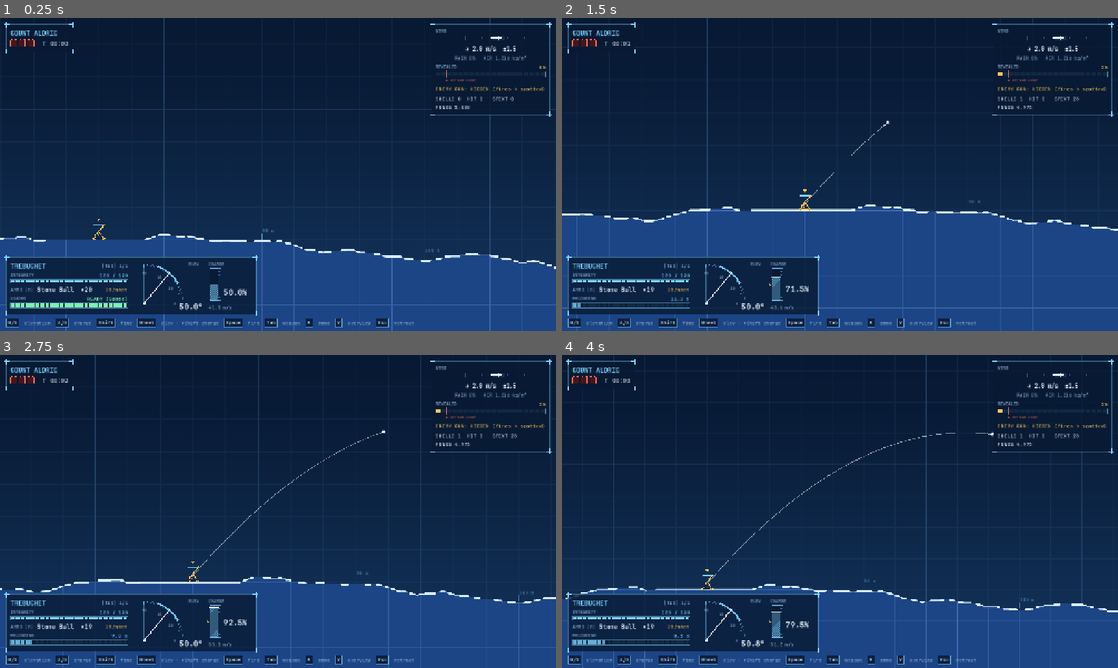
Above: before the commit, frames 1-4 (two rows, left to right).
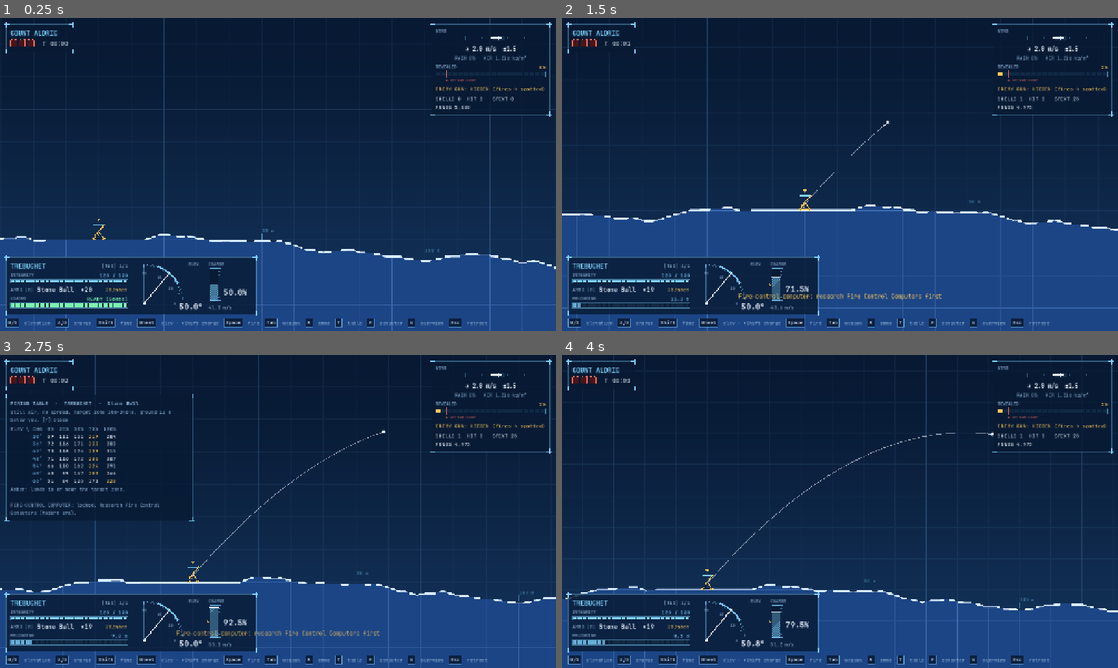
Above: after the commit, the same moments.

Repository: usro/IronAndAngles
Game: Godot game, scene res://scenes/battle/battle.tscn
Same seed, same stepped clock (60 frames per second), same inputs: the game is played once before the commit and once after it. This scene is started directly instead of the project's main scene.
Inputs (mouse positions are in pixels of both pictures, inside the frame that each line leads up to):
- Up to frame 1 (0.25 s): no input
- Up to frame 2 (1.5 s): tap Enter at 0.5 s; move the mouse to (962, 158) at 0.52 s; hold D (charge_up) 0.53-1.25 s; hold Space (fire) 0.53-1.25 s; click (962, 158) at 0.67 s; tap F (apply_solution, bound only after the commit) at 0.8 s; drag from (728, 190) to (812, 237) at 1.27 s
- Up to frame 3 (2.75 s): move the mouse to (333, 442) at 2.02 s; hold D (charge_up) from 2.03 s (still down); hold T (toggle_firing_table, bound only after the commit) from 2.03 s (still down); tap Space (fire) at 2.3 s
- Up to frame 4 (4 s): release D (charge_up) at 2.75 s; release T (toggle_firing_table, bound only after the commit) at 2.75 s; drag from (812, 574) to (673, 464) at 2.77 s; move the mouse to (1006, 558) at 3.52 s; hold A (charge_down) from 3.53 s (still down); hold T (toggle_firing_table, bound only after the commit) from 3.53 s (still down); tap W (aim_up) at 3.6 s

The runs differ from the first frame. In frame 1, 0.3% of the frame differs, in the area x 60-88%, y 96-99%; in frame 2, 0.7%; in frame 3, 2.2%, in the area x 0-88%, y 12-99%; in frame 4, 0.3%.

Commit message:
Firing table for every gun, fire-control computer as a research unlock
- T opens a range card for the selected gun and ammo: elevation x charge ->
  landing distance in still air (railguns: elevation per range), cells in or
  near the target zone highlighted; within 3% of the real ballistics
- Fire Control Computers research unlocks the computer in the same panel:
  per-target elevation/charge corrected for mean wind (not gusts or spread),
  Apply buttons, F dials in the nearest standing target
- Key strip shows T and F; guide and tech description updated

Co-Authored-By: Claude Opus 5.5 <noreply@anthropic.com>

Diff:
--- a/data/tech/fire_control.tres
+++ b/data/tech/fire_control.tres
@@ -6,7 +6,7 @@
 script = ExtResource("1")
 id = &"fire_control"
 display_name = "Fire Control Computers"
-description = "Ballistic computers and armored guns. Enters the Modern era."
+description = "Ballistic computers and armored guns. Enters the Modern era. Adds the fire-control computer to the battle firing table ([F] dials in the nearest target, correcting for mean wind)."
 era = 2
 research_cost = 20000
 era_gate = true
--- a/project.godot
+++ b/project.godot
@@ -79,6 +79,16 @@
 "events": [Object(InputEventKey,"resource_local_to_scene":false,"resource_name":"","device":-1,"window_id":0,"alt_press …(190 unchanged characters)…
 ]
 }
+toggle_firing_table={
+"deadzone": 0.2,
+"events": [Object(InputEventKey,"resource_local_to_scene":false,"resource_name":"","device":-1,"window_id":0,"alt_pressed":false,"shift_pressed":false,"ctrl_pressed":false,"meta_pressed":false,"pressed":false,"keycode":0,"physical_keycode":84,"key_label":0,"unicode":0,"location":0,"echo":false,"script":null)
+]
+}
+apply_solution={
+"deadzone": 0.2,
+"events": [Object(InputEventKey,"resource_local_to_scene":false,"resource_name":"","device":-1,"window_id":0,"alt_pressed":false,"shift_pressed":false,"ctrl_pressed":false,"meta_pressed":false,"pressed":false,"keycode":0,"physical_keycode":70,"key_label":0,"unicode":0,"location":0,"echo":false,"script":null)
+]
+}
 retreat={
 "deadzone": 0.2,
 "events": [Object(InputEventKey,"resource_local_to_scene":false,"resource_name":"","device":-1,"window_id":0,"alt_press …(195 unchanged characters)…
--- a/scripts/battle/battle.gd
+++ b/scripts/battle/battle.gd
@@ -33,6 +33,7 @@
 var terrain: Terrain
 var camera: Camera2D
 var hud: BattleHud
+var firing_table: FiringTablePanel
 
 var _overlay: Node2D
 var _sky: ColorRect
@@ -95,6 +96,9 @@
 	sim.shell_launched.connect(_on_shell_launched)
 	sim.blast.connect(_on_blast)
 	sim.ended.connect(_on_ended)
+	firing_table = FiringTablePanel.new()
+	firing_table.sim = sim
+	hud.add_child(firing_table)
 	sim.start()
 	_snap_camera()
 
@@ -109,6 +113,7 @@
 		_end_left -= delta
 		if _end_left <= 0.0 and not _committed:
 			_finish()
+	firing_table.refresh()
 	_update_trails()
 	_update_blasts(delta)
 	_update_camera(delta)
@@ -126,6 +131,11 @@
 		sim.select_next_weapon()
 	elif event.is_action_pressed("next_ammo"):
 		sim.cycle_ammo()
+	elif event.is_action_pressed("toggle_firing_table"):
+		firing_table.toggle()
+	elif event.is_action_pressed("apply_solution"):
+		if not firing_table.apply_nearest():
+			hud.flash_note("Fire-control computer: research Fire Control Computers first")
 	elif event.is_action_pressed("toggle_overview"):
 		_overview = not _overview
 	elif event.is_action_pressed("retreat"):
--- a/scripts/battle/battle_hud.gd
+++ b/scripts/battle/battle_hud.gd
@@ -5,7 +5,8 @@
 ## a key strip and the end-of-battle stamp. Only reads the sim; battle.gd forwards input.
 
 const KEY_HINTS := [["W/S", "elevation"], ["A/D", "charge"], ["Shift", "fine"], ["Wheel", "elev · +Shift charge"],
-	["Space", "fire"], ["Tab", "weapon"], ["R", "ammo"], ["V", "overview"], ["Esc", "retreat"]]
+	["Space", "fire"], ["Tab", "weapon"], ["R", "ammo"], ["T", "table"], ["F", "computer"], ["V", "overview"],
+	["Esc", "retreat"]]
 
 var _contract_label: Label
 var _clock_label: Label
@@ -126,6 +127,21 @@
 	_last_shot = {"mount": mount_index, "elevation": elevation_deg, "charge": charge}
 
 
+## A short message above the key strip that fades out (e.g. "computer locked").
+func flash_note(text: String) -> void:
+	var l := Label.new()
+	l.theme_type_variation = &"StatusLabel"
+	l.text = text
+	l.set_anchors_and_offsets_preset(Control.PRESET_CENTER_BOTTOM)
+	l.grow_horizontal = Control.GROW_DIRECTION_BOTH
+	l.position.y -= 70
+	add_child(l)
+	var tw := l.create_tween()
+	tw.tween_interval(1.8)
+	tw.tween_property(l, "modulate:a", 0.0, 0.6)
+	tw.tween_callback(l.queue_free)
+
+
 func show_banner(text: String) -> void:
 	var lines := text.split("\n")
 	_banner.text = lines[0]
--- /dev/null
+++ b/scripts/battle/fire_control.gd
@@ -0,0 +1,37 @@
+class_name FireControl
+extends RefCounted
+## The fire-control computer, unlocked by researching Fire Control Computers. Given a target point
+## it returns the nominal elevation and charge, correcting for the mean wind, air density and
+## height difference (not for gusts or the weapon's spread). Pure; the battle panel shows it.
+
+const TECH_ID := &"fire_control"
+
+
+static func is_unlocked(player: PlayerState) -> bool:
+	return player.unlocked_tech.has(TECH_ID)
+
+
+## {"ok", "elevation_deg", "charge", "distance_m"} for the mount's loaded ammo; orbital weapons
+## get {"ok": true, "designate_x_m"}. Empty if the mount can't fire.
+static func solve(sim: BattleSim, m: WeaponMount, target_m: Vector2) -> Dictionary:
+	var ammo: AmmoData = sim.ammo_table.get(m.ammo_id)
+	if ammo == null or not m.is_alive():
+		return {}
+	var distance := absf(target_m.x - m.position_m.x)
+	if m.is_orbital():
+		return {"ok": true, "designate_x_m": target_m.x, "distance_m": distance}
+	var aim := AimSolver.solve(m.weapon, ammo, m.muzzle_m(), target_m, sim.weather)
+	if aim.is_empty():
+		return {}
+	return {"ok": aim.ok, "elevation_deg": aim.elevation_deg, "charge": aim.charge, "distance_m": distance}
+
+
+## Dials the mount onto a solution from solve().
+static func apply(m: WeaponMount, solution: Dictionary) -> void:
+	if solution.is_empty():
+		return
+	if solution.has("designate_x_m"):
+		m.designated_x_m = solution.designate_x_m
+		return
+	m.elevation_deg = m.weapon.clamp_elevation(solution.elevation_deg)
+	m.charge = clampf(solution.charge, 0.0, 1.0)
--- /dev/null
+++ b/scripts/battle/firing_table.gd
@@ -0,0 +1,110 @@
+class_name FiringTable
+extends RefCounted
+## A gunner's range card for one weapon and ammo in one battle: where a shot lands in still air.
+## Pure and approximate (point mass, quadratic drag, rocket thrust, no wind, no spread), so the
+## player still corrects for wind, gusts and craters.
+##
+## Arcing weapons get a grid: elevation rows x charge columns -> landing distance.
+## Direct-fire weapons (railguns) get a list: distance rows -> the elevation that hits at it.
+
+const CHARGES: Array[float] = [0.0, 0.25, 0.5, 0.75, 1.0]
+const TARGET_ROWS := 8
+## Integration step: coarse but fine for a card read to the nearest few meters.
+const DT := 1.0 / 60.0
+const MAX_FLIGHT_S := 90.0
+## Direct-fire card: distances every DIRECT_STEP_M around the target zone, at this charge.
+const DIRECT_STEP_M := 25.0
+const DIRECT_ROWS := 13
+const DIRECT_CHARGE := 0.5
+
+var weapon: WeaponData
+var ammo: AmmoData
+var direct_fire: bool
+## Arcing: elevations (deg) for rows; distances[row][col] in meters (NAN = never comes down).
+var elevations: Array[float] = []
+var distances: Array[PackedFloat32Array] = []
+## Direct fire: distances (m) for rows and the elevation (deg) that hits at each.
+var direct_distances: Array[float] = []
+var direct_elevations: Array[float] = []
+
+
+## `drop_m`: how far the target ground lies below the muzzle (negative = above).
+## `around_m`: the distance the direct-fire card is centred on (the target zone).
+static func build(p_weapon: WeaponData, p_ammo: AmmoData, weather: WeatherState, drop_m: float,
+		around_m: float) -> FiringTable:
+	var t := FiringTable.new()
+	t.weapon = p_weapon
+	t.ammo = p_ammo
+	t.direct_fire = p_weapon.is_direct_fire()
+	var k := 0.5 * weather.air_density * p_ammo.drag_coefficient * p_ammo.cross_section_m2 / p_ammo.mass_kg
+	if t.direct_fire:
+		var speed := p_weapon.velocity_for_charge(DIRECT_CHARGE)
+		for i in DIRECT_ROWS:
+			var d := snappedf(around_m, DIRECT_STEP_M) + (i - DIRECT_ROWS / 2) * DIRECT_STEP_M
+			t.direct_distances.append(d)
+			t.direct_elevations.append(_elevation_for(d, speed, k, p_ammo, drop_m, weather.gravity, p_weapon))
+		return t
+	var span := p_weapon.elevation_max_deg - p_weapon.elevation_min_deg
+	var step := maxf(1.0, snappedf(span / (TARGET_ROWS - 1), 1.0))
+	var e := p_weapon.elevation_min_deg
+	while e <= p_weapon.elevation_max_deg + 0.01:
+		t.elevations.append(e)
+		var row := PackedFloat32Array()
+		for c in CHARGES:
+			row.append(land_x(p_weapon.velocity_for_charge(c), e, k, p_ammo, drop_m, weather.gravity))
+		t.distances.append(row)
+		e += step
+	return t
+
+
+## Landing distance (m) for one shot, NAN if it never comes down to the target ground.
+static func land_x(speed: float, elev_deg: float, k: float, a: AmmoData, drop_m: float, gravity: float) -> float:
+	var pos := Vector2.ZERO
+	var vel := Vector2(cos(deg_to_rad(elev_deg)), -sin(deg_to_rad(elev_deg))) * speed
+	var t := 0.0
+	var above := drop_m >= 0.0
+	while t < MAX_FLIGHT_S:
+		var acc := Vector2(0.0, gravity) - vel * vel.length() * k
+		if t < a.burn_time and vel.length() > 0.0:
+			acc += vel.normalized() * a.thrust_n / a.mass_kg
+		var prev := pos
+		vel += acc * DT
+		pos += vel * DT
+		t += DT
+		above = above or pos.y < drop_m
+		if above and vel.y > 0.0 and pos.y >= drop_m:
+			var f := (drop_m - prev.y) / maxf(pos.y - prev.y, 1e-6)
+			return lerpf(prev.x, pos.x, clampf(f, 0.0, 1.0))
+	return NAN
+
+
+## Direct fire: the elevation whose (nearly straight) path is at the target's height at `distance_m`.
+static func _elevation_for(distance_m: float, speed: float, k: float, a: AmmoData, drop_m: float,
+		gravity: float, w: WeaponData) -> float:
+	var lo := w.elevation_min_deg
+	var hi := minf(w.elevation_max_deg, 10.0)
+	for i in 30:
+		var mid := (lo + hi) * 0.5
+		if _height_at(distance_m, speed, mid, k, a, gravity) > -drop_m:
+			hi = mid
+		else:
+			lo = mid
+	return (lo + hi) * 0.5
+
+
+## Height (m, up positive) of the path above the muzzle at horizontal distance x.
+static func _height_at(x: float, speed: float, elev_deg: float, k: float, a: AmmoData, gravity: float) -> float:
+	var pos := Vector2.ZERO
+	var vel := Vector2(cos(deg_to_rad(elev_deg)), -sin(deg_to_rad(elev_deg))) * speed
+	var t := 0.0
+	var dt := minf(DT, 2.0 / maxf(speed, 1.0))
+	while pos.x < x and t < MAX_FLIGHT_S:
+		var acc := Vector2(0.0, gravity) - vel * vel.length() * k
+		var prev := pos
+		vel += acc * dt
+		pos += vel * dt
+		t += dt
+		if pos.x >= x:
+			var f := (x - prev.x) / maxf(pos.x - prev.x, 1e-6)
+			return -lerpf(prev.y, pos.y, f)
+	return -INF
--- /dev/null
+++ b/scripts/battle/firing_table_panel.gd
@@ -0,0 +1,218 @@
+class_name FiringTablePanel
+extends PanelContainer
+## Battle overlay toggled with T: the range card (FiringTable) for the selected weapon and ammo,
+## and, once Fire Control Computers is researched, the fire-control computer's solutions with
+## Apply buttons (F applies the nearest standing target). Solutions are computed on demand,
+## not every frame: an AimSolver run costs a few hundred trajectory simulations.
+
+const FCC_ROWS := 3
+## Cells within this share of the zone's edges are highlighted too (the grid is coarse).
+const NEAR_ZONE := 0.05
+
+var sim: BattleSim
+var _box: VBoxContainer
+var _table_key := ""
+var _table: FiringTable
+## Cache of computer solutions: key -> {"label", "point", "solution"}.
+var _solutions: Array[Dictionary] = []
+var _solutions_key := ""
+
+
+func _ready() -> void:
+	theme_type_variation = &"HudPanel"
+	set_anchors_and_offsets_preset(Control.PRESET_TOP_LEFT)
+	position = Vector2(14, 92)
+	custom_minimum_size = Vector2(430, 0)
+	_box = VBoxContainer.new()
+	_box.add_theme_constant_override("separation", 4)
+	add_child(_box)
+	visible = false
+
+
+func toggle() -> void:
+	visible = not visible
+	_table_key = ""
+	_solutions_key = ""
+	refresh()
+
+
+## Rebuilds when the selected weapon, ammo or the standing targets change. Cheap otherwise.
+func refresh() -> void:
+	if not visible or sim == null:
+		return
+	var m := sim.selected_mount()
+	if m == null:
+		return
+	var key := "%s/%s" % [m.weapon.id, m.ammo_id]
+	var targets_key := key + "/" + _standing_key()
+	if key == _table_key and targets_key == _solutions_key:
+		return
+	if key != _table_key:
+		_table_key = key
+		_table = _build_table(m)
+	if FireControl.is_unlocked(sim.player) and targets_key != _solutions_key:
+		_solutions_key = targets_key
+		_solutions = _compute_solutions(m)
+	_render(m)
+
+
+## Applies the first (nearest standing target) solution. Returns false if the computer is locked.
+func apply_nearest() -> bool:
+	if sim == null or not FireControl.is_unlocked(sim.player):
+		return false
+	var m := sim.selected_mount()
+	if m == null:
+		return false
+	var standing := _standing_points()
+	if standing.is_empty():
+		return false
+	FireControl.apply(m, FireControl.solve(sim, m, standing[0].point))
+	return true
+
+
+func _build_table(m: WeaponMount) -> FiringTable:
+	var ammo: AmmoData = sim.ammo_table.get(m.ammo_id)
+	if ammo == null or m.is_orbital():
+		return null
+	var muzzle := m.muzzle_m()
+	var zone := sim.target_zone_center_m()
+	return FiringTable.build(m.weapon, ammo, sim.weather, zone.y - muzzle.y, zone.x - muzzle.x)
+
+
+func _compute_solutions(m: WeaponMount) -> Array[Dictionary]:
+	var out: Array[Dictionary] = []
+	for p in _standing_points().slice(0, FCC_ROWS):
+		out.append({"label": p.label, "point": p.point, "solution": FireControl.solve(sim, m, p.point)})
+	return out
+
+
+## Standing targets nearest first, then the enemy gun if it has been spotted.
+func _standing_points() -> Array[Dictionary]:
+	var out: Array[Dictionary] = []
+	var i := 0
+	for t in sim.targets:
+		i += 1
+		if not t.is_destroyed():
+			out.append({"label": "TARGET %d" % i, "point": t.rect_m().get_center()})
+	if sim.enemy_spotted and sim.enemy_gun_alive():
+		out.append({"label": "ENEMY GUN", "point": sim.enemy_gun_rect().get_center()})
+	return out
+
+
+func _standing_key() -> String:
+	var bits := ""
+	for t in sim.targets:
+		bits += "0" if t.is_destroyed() else "1"
+	return bits + ("g" if sim.enemy_spotted and sim.enemy_gun_alive() else "")
+
+
+func _render(m: WeaponMount) -> void:
+	for c in _box.get_children():
+		_box.remove_child(c)
+		c.queue_free()
+	var muzzle := m.muzzle_m()
+	var zone_lo := sim.map.target_zone_min_x_m - muzzle.x
+	var zone_hi := sim.map.target_zone_max_x_m - muzzle.x
+	var drop := sim.target_zone_center_m().y - muzzle.y
+	var ammo: AmmoData = sim.ammo_table.get(m.ammo_id)
+	_text("FIRING TABLE  ·  %s  ·  %s" % [m.weapon.display_name.to_upper(), ammo.display_name if ammo else "—"],
+		&"SectionLabel")
+	_text("Still air, no spread. Target zone %.0f–%.0f m, ground %.0f m %s you. [T] close" % [zone_lo, zone_hi,
+		absf(drop), "below" if drop >= 0.0 else "above"], &"CaptionLabel")
+	if m.is_orbital():
+		_text("Orbital strikes don't need a table: designate the target's x.", &"BodyLabel")
+	elif _table and _table.direct_fire:
+		_direct_grid(zone_lo, zone_hi)
+	elif _table:
+		_arc_grid(zone_lo, zone_hi)
+	_box.add_child(HSeparator.new())
+	_fire_control(m)
+
+
+func _arc_grid(zone_lo: float, zone_hi: float) -> void:
+	var grid := GridContainer.new()
+	grid.columns = FiringTable.CHARGES.size() + 1
+	grid.add_theme_constant_override("h_separation", 12)
+	grid.add_theme_constant_override("v_separation", 0)
+	_box.add_child(grid)
+	_cell(grid, "ELEV \\ CHG", Blueprint.TEXT_DIM)
+	for c in FiringTable.CHARGES:
+		_cell(grid, "%d%%" % roundi(c * 100.0), Blueprint.TEXT_DIM)
+	for r in _table.elevations.size():
+		_cell(grid, "%.0f°" % _table.elevations[r], Blueprint.LINE)
+		for d in _table.distances[r]:
+			var in_zone := not is_nan(d) and d >= zone_lo * (1.0 - NEAR_ZONE) and d <= zone_hi * (1.0 + NEAR_ZONE)
+			var col := Blueprint.AMBER if in_zone else (Blueprint.INK if not is_nan(d) else Blueprint.TEXT_DIM)
+			_cell(grid, "—" if is_nan(d) else "%.0f" % d, col)
+	_text("Amber: lands in or near the target zone.", &"CaptionLabel")
+
+
+func _direct_grid(zone_lo: float, zone_hi: float) -> void:
+	var grid := GridContainer.new()
+	grid.columns = 4
+	grid.add_theme_constant_override("h_separation", 16)
+	grid.add_theme_constant_override("v_separation", 0)
+	_box.add_child(grid)
+	for h in ["RANGE", "ELEV", "RANGE", "ELEV"]:
+		_cell(grid, h, Blueprint.TEXT_DIM)
+	for i in _table.direct_distances.size():
+		var d := _table.direct_distances[i]
+		var in_zone := d >= zone_lo and d <= zone_hi
+		_cell(grid, "%.0f m" % d, Blueprint.AMBER if in_zone else Blueprint.LINE)
+		_cell(grid, "%.2f°" % _table.direct_elevations[i], Blueprint.AMBER if in_zone else Blueprint.INK)
+	_text("At %d%% charge. Railguns don't drift with the wind." % roundi(FiringTable.DIRECT_CHARGE * 100.0),
+		&"CaptionLabel")
+
+
+func _fire_control(m: WeaponMount) -> void:
+	if not FireControl.is_unlocked(sim.player):
+		_text("FIRE-CONTROL COMPUTER: locked. Research Fire Control Computers (Modern era).", &"CaptionLabel")
+		return
+	_text("FIRE-CONTROL COMPUTER  ·  mean wind, not gusts  ·  [F] nearest", &"SectionLabel")
+	for s in _solutions:
+		var row := HBoxContainer.new()
+		row.add_theme_constant_override("separation", 10)
+		_box.add_child(row)
+		var sol: Dictionary = s.solution
+		var text: String
+		if sol.is_empty():
+			text = "%s: can't fire" % s.label
+		elif sol.has("designate_x_m"):
+			text = "%s  %.0f m  →  strike x %.0f" % [s.label, sol.distance_m, sol.designate_x_m]
+		else:
+			var fmt := "%s  %.0f m  →  %.2f°  ·  %.1f%%" if m.weapon.is_direct_fire() else "%s  %.0f m  →  %.1f°  ·  %.1f%%"
+			text = fmt % [s.label, sol.distance_m, sol.elevation_deg, sol.charge * 100.0]
+			if not sol.ok:
+				text += "  (out of reach)"
+		var l := Label.new()
+		l.theme_type_variation = &"MonoLabel"
+		l.add_theme_font_size_override("font_size", 12)
+		l.text = text
+		l.size_flags_horizontal = Control.SIZE_EXPAND_FILL
+		row.add_child(l)
+		var b := Button.new()
+		b.text = "Apply"
+		b.theme_type_variation = &"ChipButton"
+		b.focus_mode = Control.FOCUS_NONE
+		b.disabled = sol.is_empty()
+		b.pressed.connect(func() -> void: FireControl.apply(sim.selected_mount(), sol))
+		row.add_child(b)
+
+
+func _text(text: String, variation: StringName) -> void:
+	var l := Label.new()
+	l.theme_type_variation = variation
+	l.text = text
+	l.autowrap_mode = TextServer.AUTOWRAP_WORD_SMART
+	l.custom_minimum_size = Vector2(400, 0)
+	_box.add_child(l)
+
+
+func _cell(grid: GridContainer, text: String, col: Color) -> void:
+	var l := Label.new()
+	l.theme_type_variation = &"MonoLabel"
+	l.add_theme_font_size_override("font_size", 12)
+	l.add_theme_color_override("font_color", col)
+	l.horizontal_alignment = HORIZONTAL_ALIGNMENT_RIGHT
+	l.text = text
+	grid.add_child(l)
--- /dev/null
+++ b/tests/battle/test_fire_control.gd
@@ -0,0 +1,77 @@
+extends TestCase
+## Firing table matches the real ballistics; the fire-control computer is locked until researched
+## and its solution lands.
+
+
+func _sim(weapon_id: StringName, ammo_id: StringName, contract_id := &"siege_of_aldmoor") -> BattleSim:
+	var contract: ContractData = DataRegistry.get_contract(contract_id)
+	var p := PlayerState.new()
+	p.add_weapon(DataRegistry.get_weapon(weapon_id))
+	p.add_ammo(ammo_id, 20)
+	var sim := BattleSim.new(contract, contract.plots[0], p, TerrainGenerator.generate(contract.plots[0]), 2)
+	sim.enemy_brain = null
+	return sim
+
+
+## Every in-range card entry agrees with Ballistics.predict (still air) to within 3%.
+func test_firing_table_matches_ballistics() -> void:
+	for pair in [[&"trebuchet", &"stone_ball"], [&"sp_howitzer", &"he_155"], [&"mlrs_launcher", &"rocket_he"]]:
+		var w := DataRegistry.get_weapon(pair[0])
+		var a := DataRegistry.get_ammo(pair[1])
+		var calm := WeatherState.new()
+		var table := FiringTable.build(w, a, calm, 0.0, 300.0)
+		var checked := 0
+		for r in range(0, table.elevations.size(), 3):
+			for c in [1, 3]:
+				var d: float = table.distances[r][c]
+				if is_nan(d):
+					continue
+				var p := ShotParams.create(w, a, table.elevations[r], FiringTable.CHARGES[c], Vector2.ZERO, 1, calm, null)
+				p.stop_at_first_contact = true  # the card gives first contact, not where a bouncing ball stops
+				var t := Ballistics.predict(p, Ballistics.flat_ground(0.0))
+				assert_near(d, t.impact_point_m().x, maxf(2.0, t.impact_point_m().x * 0.03),
+					"%s %.0f° %.0f%%" % [w.id, table.elevations[r], FiringTable.CHARGES[c] * 100.0])
+				checked += 1
+		assert_true(checked >= 4, "%s: checked %d entries" % [w.id, checked])
+
+
+func test_direct_fire_card_lists_elevations_around_the_zone() -> void:
+	var w := DataRegistry.get_weapon(&"railgun")
+	var table := FiringTable.build(w, DataRegistry.get_ammo(&"tungsten_slug"), WeatherState.new(), 0.0, 2200.0)
+	assert_true(table.direct_fire)
+	assert_eq(table.direct_distances.size(), FiringTable.DIRECT_ROWS)
+	for i in range(1, table.direct_elevations.size()):
+		assert_true(table.direct_elevations[i] > table.direct_elevations[i - 1], "farther needs higher elevation")
+
+
+func test_computer_is_locked_until_researched() -> void:
+	var sim := _sim(&"trebuchet", &"stone_ball")
+	var panel := FiringTablePanel.new()
+	panel.sim = sim
+	assert_false(FireControl.is_unlocked(sim.player))
+	assert_false(panel.apply_nearest(), "locked")
+	sim.player.unlocked_tech.append(FireControl.TECH_ID)
+	assert_true(panel.apply_nearest(), "unlocked")
+	panel.free()
+
+
+func test_computer_solution_hits() -> void:
+	var sim := _sim(&"trebuchet", &"stone_ball")
+	sim.player.unlocked_tech.append(FireControl.TECH_ID)
+	var m := sim.selected_mount()
+	var hits := 0
+	for shot in 4:
+		var target := Vector2.INF
+		for t in sim.targets:
+			if not t.is_destroyed():
+				target = t.rect_m().get_center()
+				break
+		FireControl.apply(m, FireControl.solve(sim, m, target))
+		m.reload_left = 0.0
+		sim.pull_trigger()
+		for i in 600:
+			sim.tick(1.0 / 60.0)
+			if not sim.player_shots_pending():
+				break
+	hits = sim.result.shells_hit
+	assert_true(hits >= 2, "computer-aimed trebuchet hit %d of 4 (spread and bounces remain)" % hits)
Not shown, added: scripts/battle/fire_control.gd.uid
Not shown, added: scripts/battle/firing_table.gd.uid
Not shown, added: scripts/battle/firing_table_panel.gd.uid
Not shown, added: tests/battle/test_fire_control.gd.uid
Not shown, changed: HOW_TO_PLAY.md
